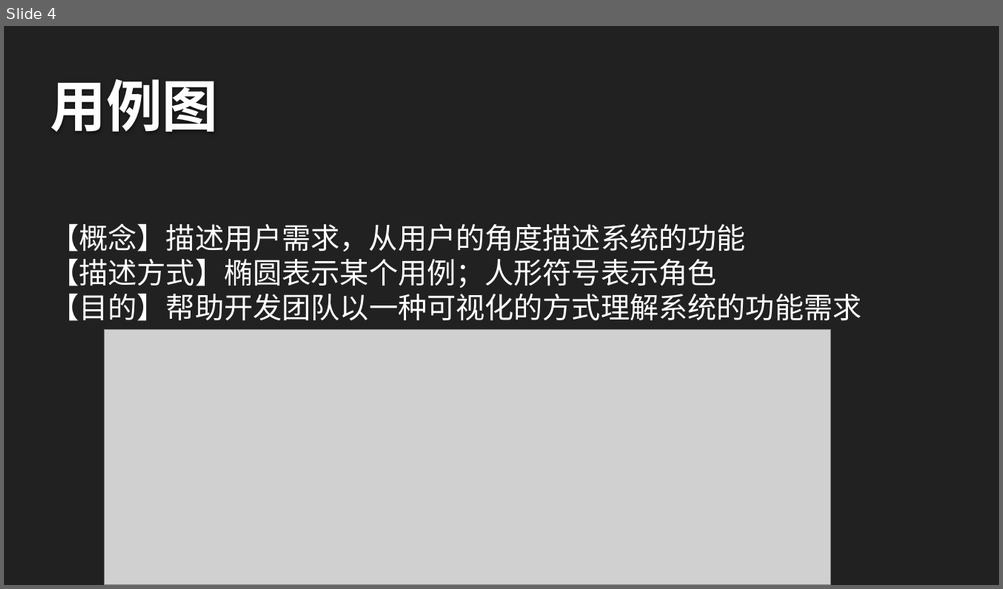
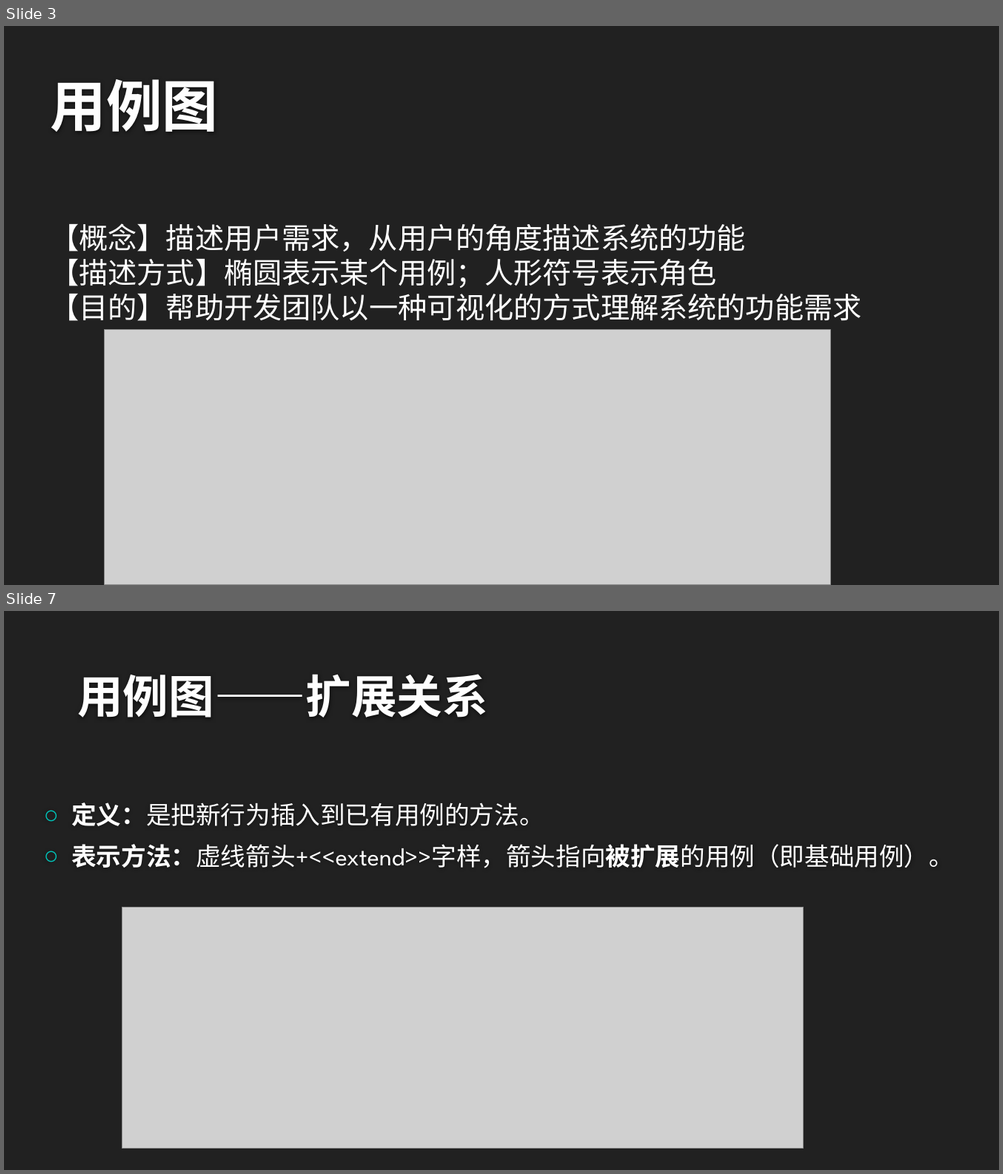
Before and after one commit to twn422/PRD2017, a slide deck: PRD-2017-G24/STW/非受控文件/翻转课堂作业/UML基础1/UML基础Ⅰ.pptx. Shown one above the other, each under a label of ours: slide 4 before the commit, slides 3 and 7 after it; the slides between them are not shown. The pictures are 1003x589 and 1003x1174 pixels, drawn with LibreOffice and Linux fonts; fonts in the diff are those of the drawing; grey boxes stand for pictures; background and template pictures are left out. Boxes give left, top, right and bottom in pixels: in the first picture for what was removed or moved away, otherwise in the second. Text is boxed around its words. In the diff, an @@ line names an element or a change of style, - is before the commit and + after.

```diff
--- a/PRD-2017-G24/STW/非受控文件/翻转课堂作业/UML基础1/UML基础Ⅰ.pptx
+++ b/PRD-2017-G24/STW/非受控文件/翻转课堂作业/UML基础1/UML基础Ⅰ.pptx
@@ slide 7 added at [4, 611, 999, 1170], background #212121 @@
@@ title added at [77, 674, 488, 718], 44 pt, text #FEFEFE, bold @@
+用例图——扩展关系
@@ text added at [71, 803, 953, 869], 24 pt, text #FFFFFF @@
+○ 定义：是把新行为插入到已有用例的方法。
+○ 表示方法：虚线箭头+<<extend>>字样，箭头指向被扩展的用例（即基础用例）。
@@ picture added at [122, 907, 803, 1149] @@
@@ what was slide 4 is now slide 3 @@
```
Also in this commit, not shown: 3 slides changed, 18 other slides added, 15 slides removed, 1 other file.
